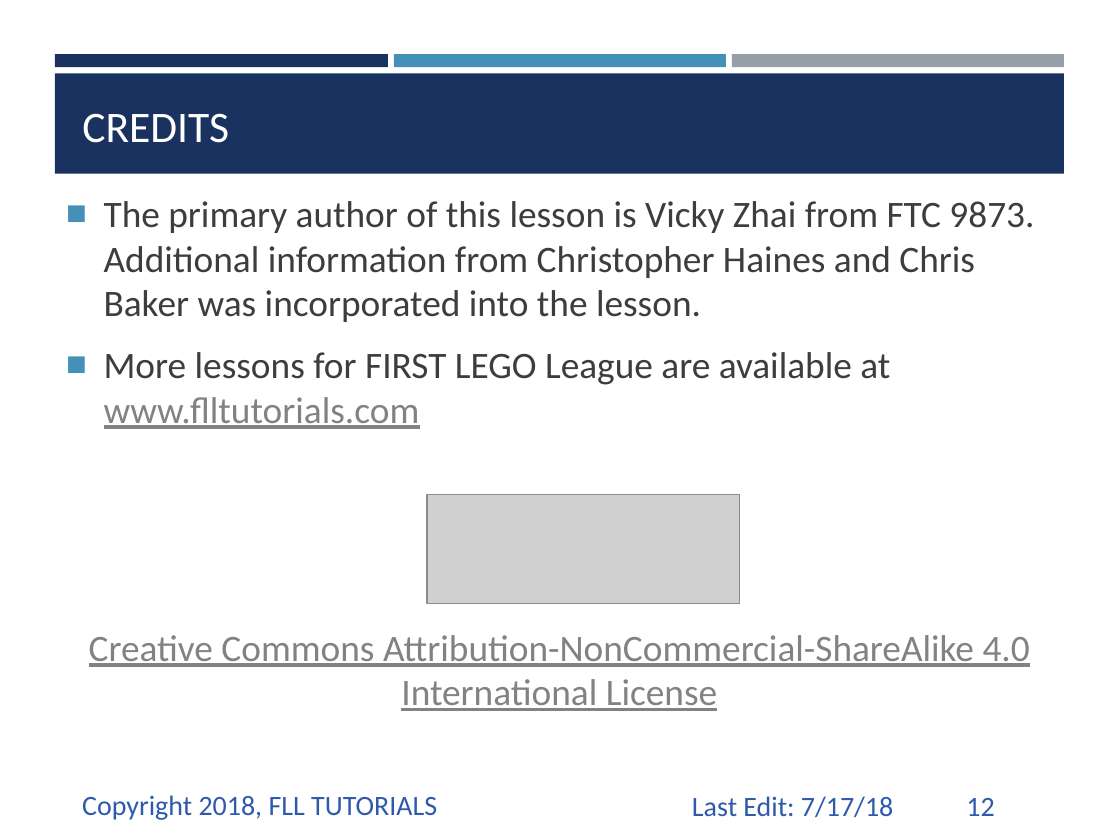
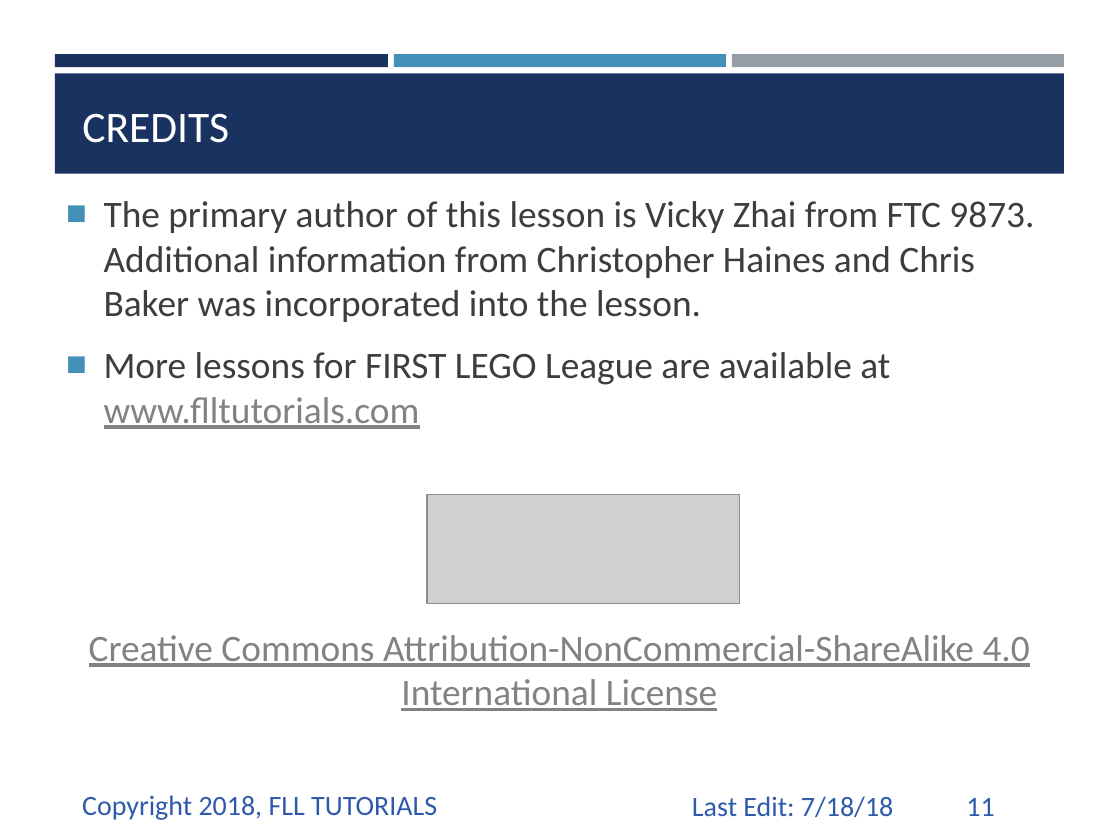
Before and after one commit to ev3lessons/FLL-Tutorials, a slide deck: slide 11 of translations/en-us/CoreValues/IntroductiontoCV.pptx (slide 12 before the commit). Drawn at 1120x840 pixels with LibreOffice and Linux fonts; fonts in the diff are those of the drawing; grey boxes stand for pictures. Boxes give left, top, right and bottom in pixels: in the first picture for what was removed or moved away, otherwise in the second. Text is boxed around its words. In the diff, an @@ line names an element or a change of style, - is before the commit and + after.

```diff
--- a/translations/en-us/CoreValues/IntroductiontoCV.pptx
+++ b/translations/en-us/CoreValues/IntroductiontoCV.pptx
@@ text at box(692, 796, 893, 817): text changed @@
-Last Edit: 7/17/18
+Last Edit: 7/18/18
@@ page number at box(966, 798, 994, 816): text changed @@
-12
+11
```
Also in this commit, not shown: 9 other slides changed, 1 slide removed, 2 other files.
